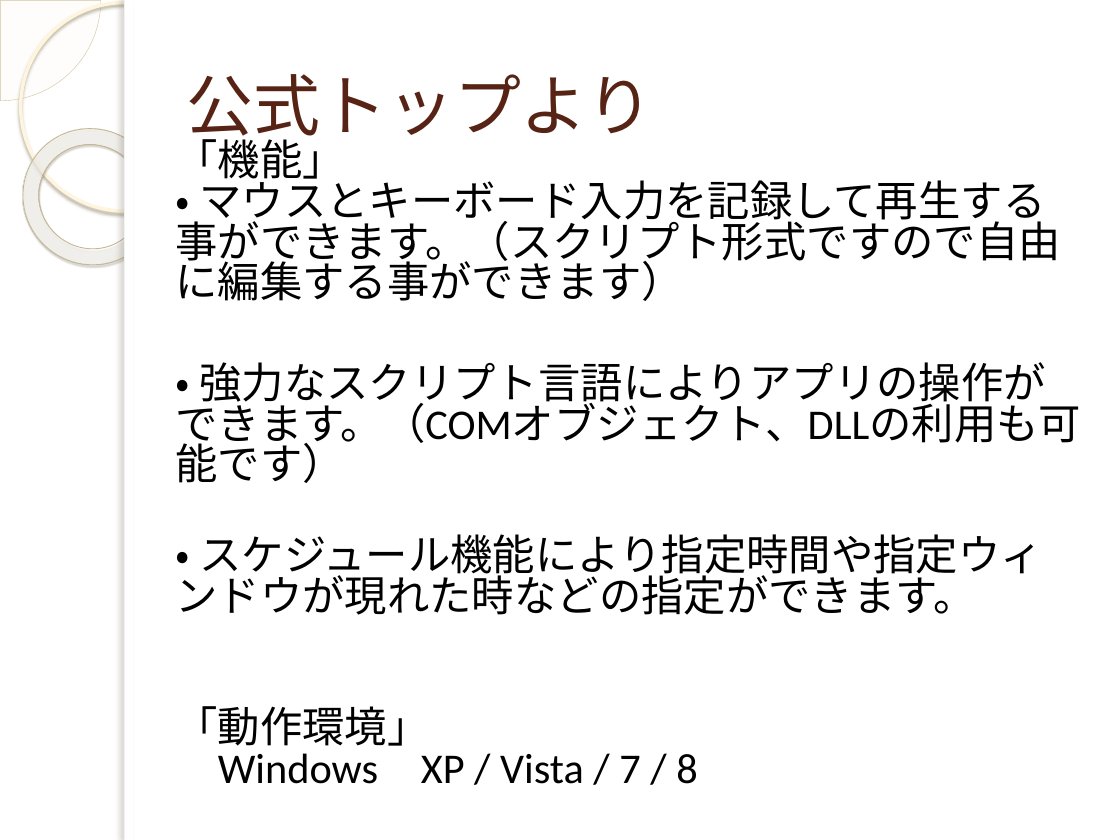
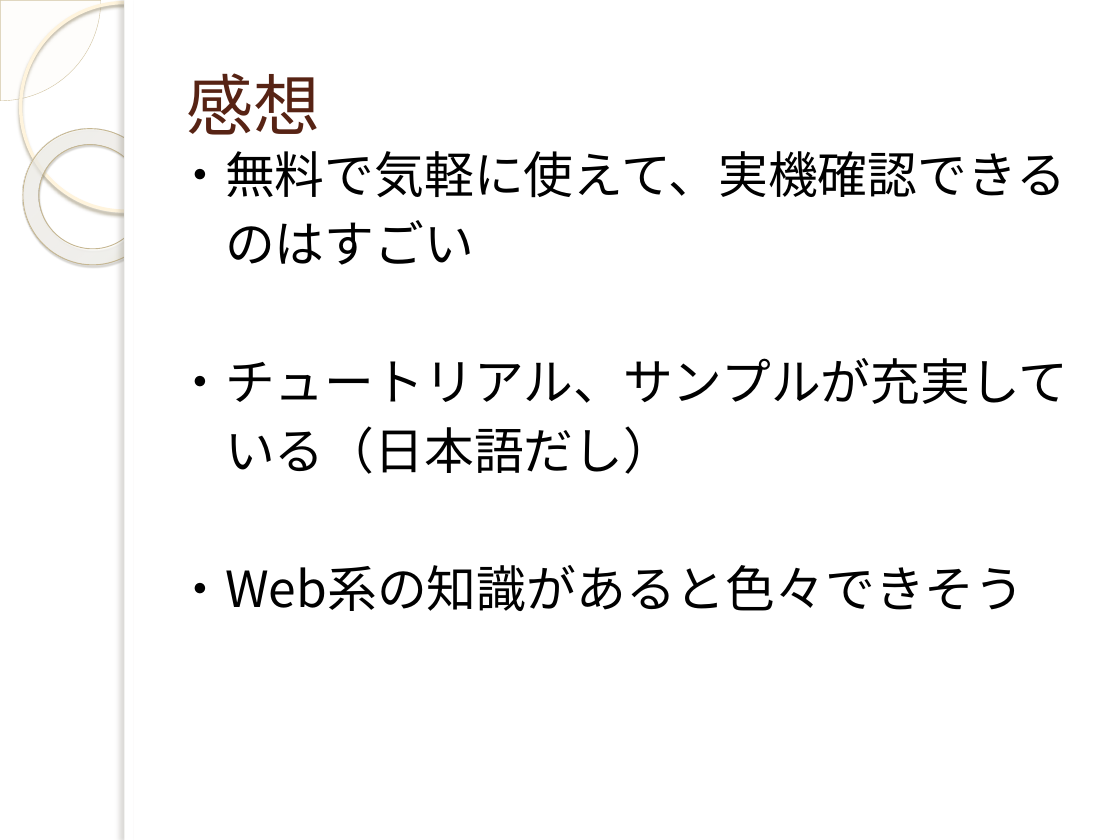
Before and after one commit to yuridonus/FEstudy, a slide deck: slide 11 of monaca.pptx (slide 7 before the commit). Drawn at 1120x840 pixels with LibreOffice and Linux fonts; fonts in the diff are those of the drawing; background and template pictures are left out. Boxes give left, top, right and bottom in pixels: in the first picture for what was removed or moved away, otherwise in the second. Text is boxed around its words. In the diff, an @@ line names an element or a change of style, - is before the commit and + after.

```diff
--- a/monaca.pptx
+++ b/monaca.pptx
@@ title at (187, 73, 321, 135): text changed; font Calibri to Noto Sans CJK JP @@
-公式トップより
+感想
@@ text at (175, 151, 1068, 611): text changed; size 27.2 to 32 pt; font Calibri to Noto Sans CJK JP @@
-「機能」
-・ マウスとキーボード入力を記録して再生する事ができます。（スクリプト形式ですので自由に編集する事ができます）
-・ 強力なスクリプト言語によりアプリの操作ができます。（COMオブジェクト、DLLの利用も可能です）
-・ スケジュール機能により指定時間や指定ウィンドウが現れた時などの指定ができます。
-「動作環境」
-Windows XP / Vista / 7 / 8
+・無料で気軽に使えて、実機確認できる
+のはすごい
+・チュートリアル、サンプルが充実して
+いる（日本語だし）
+・Web系の知識があると色々できそう
```
Also in this commit, not shown: 4 other slides changed, 8 slides added, 10 slides removed.
